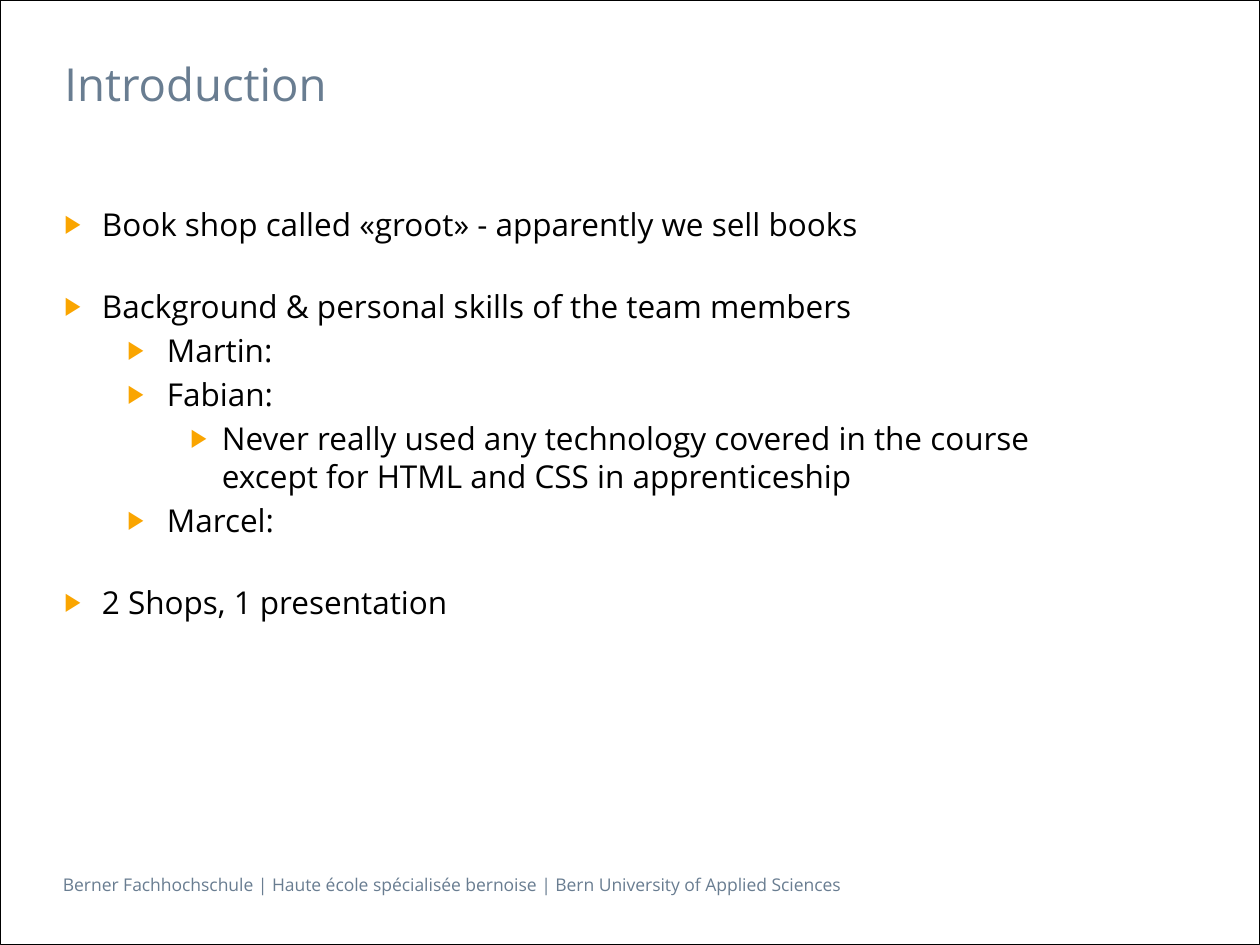
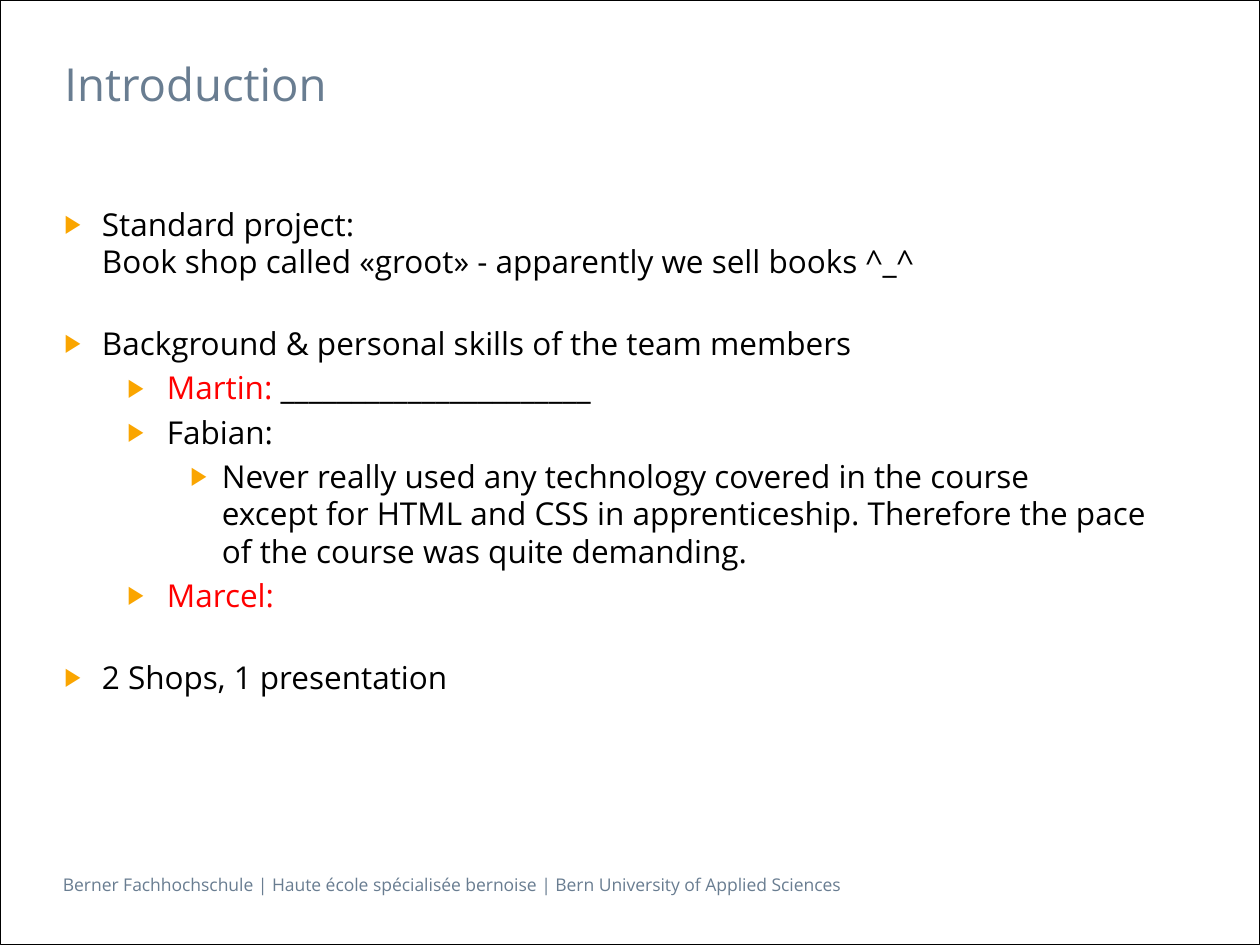
Before and after one commit to Makae/ch.bfh.bti7054.w2014.q.groot, a slide deck: slide 3 of trunk/doc/Presentation.pptx (slide 4 before the commit). Drawn at 1260x945 pixels with LibreOffice and Linux fonts; fonts in the diff are those of the drawing. Boxes give left, top, right and bottom in pixels: in the first picture for what was removed or moved away, otherwise in the second. Text is boxed around its words. In the diff, an @@ line names an element or a change of style, - is before the commit and + after.

```diff
--- a/trunk/doc/Presentation.pptx
+++ b/trunk/doc/Presentation.pptx
@@ text at <box>102,212,858,281</box>: text changed @@
-▶ Book shop called «groot» - apparently we sell books
+▶ Standard project:
+  Book shop called «groot» - apparently we sell books ^_^
@@ text at <box>167,376,273,400</box>: text changed @@
-  ▶ Martin:
+  ▶ Martin: ______________________
@@ text at <box>222,464,1145,571</box>: text changed @@
-    ▶ Never really used any technology covered in the course
-      except for HTML and CSS in apprenticeship
+    ▶ Never really used any technology covered in the course
+      except for HTML and CSS in apprenticeship. Therefore the pace of the course was quite demanding.
@@ text at <box>167,583,274,608</box>: text colour #000000 to #FF0000 in "Marcel:" @@
```
Also in this commit, not shown: 4 other slides changed, 2 slides added, 4 slides removed.
